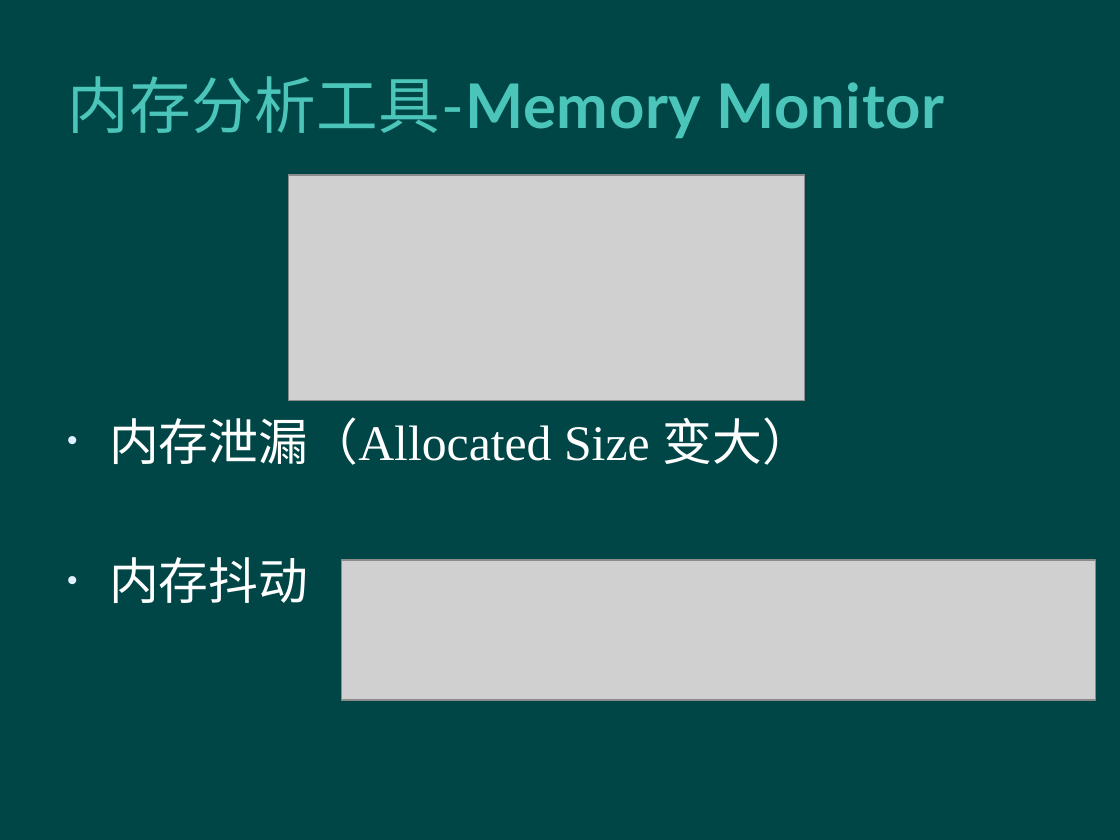
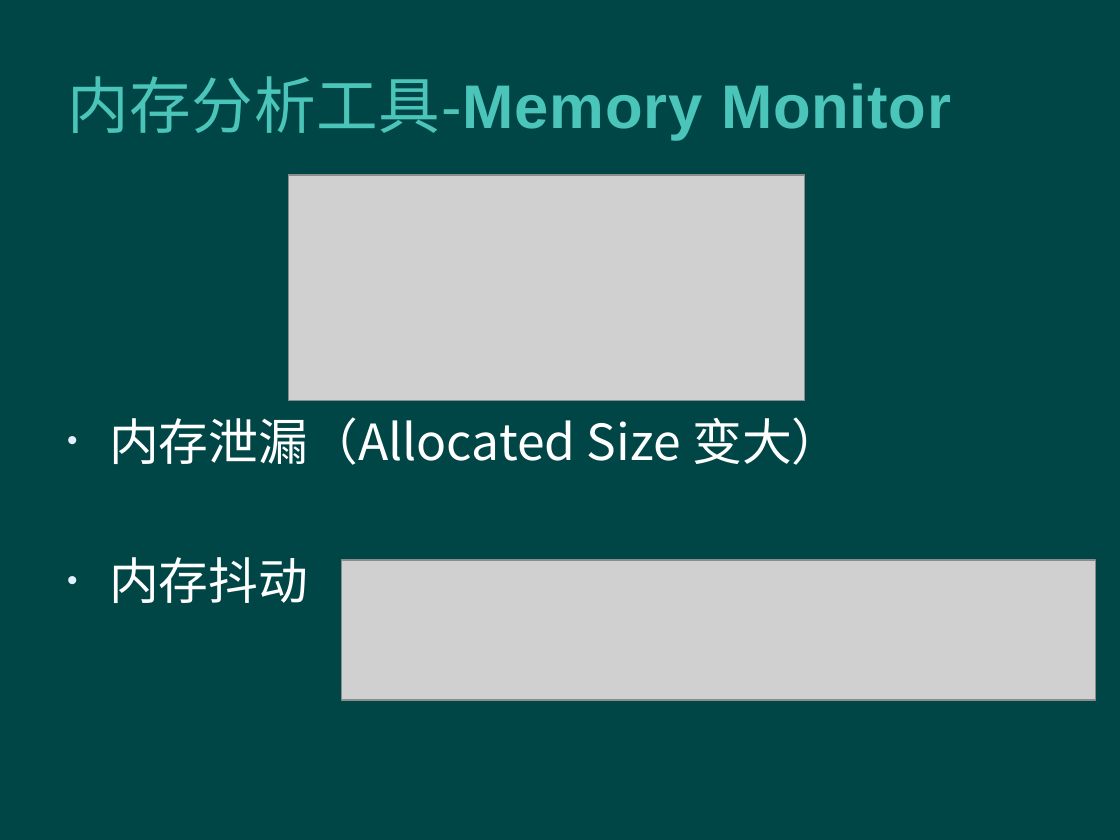
Before and after one commit to mapeiyu/OptimizationDemo, a slide deck: slide 11 of Android Optimization.pptx. Drawn at 1120x840 pixels with LibreOffice and Linux fonts; fonts in the diff are those of the drawing; grey boxes stand for pictures; background and template pictures are left out. Boxes give left, top, right and bottom in pixels: in the first picture for what was removed or moved away, otherwise in the second. Text is boxed around its words. In the diff, an @@ line names an element or a change of style, - is before the commit and + after.

```diff
--- a/Android Optimization.pptx
+++ b/Android Optimization.pptx
@@ title "内存分析工具-Memory Monitor" at box(67, 76, 951, 141): font Lato to Arial @@
@@ text "内存泄漏（Allocated Size 变大）" at box(109, 417, 841, 603): font Times New Roman to Noto Sans CJK SC @@
```
Also in this commit, not shown: 17 other slides changed, 2 slides added.
